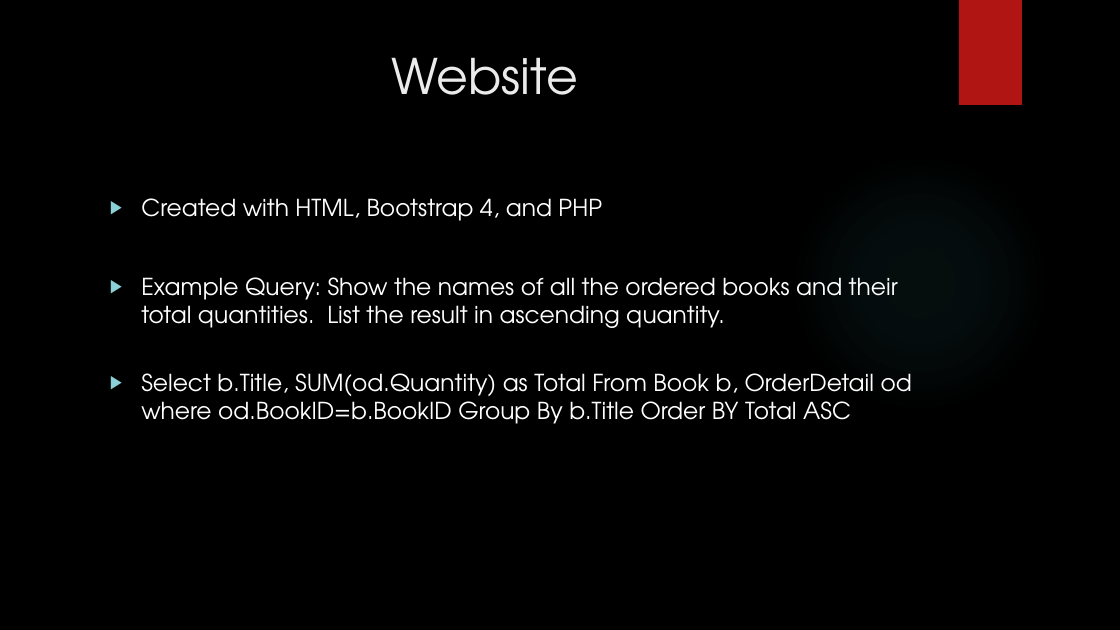
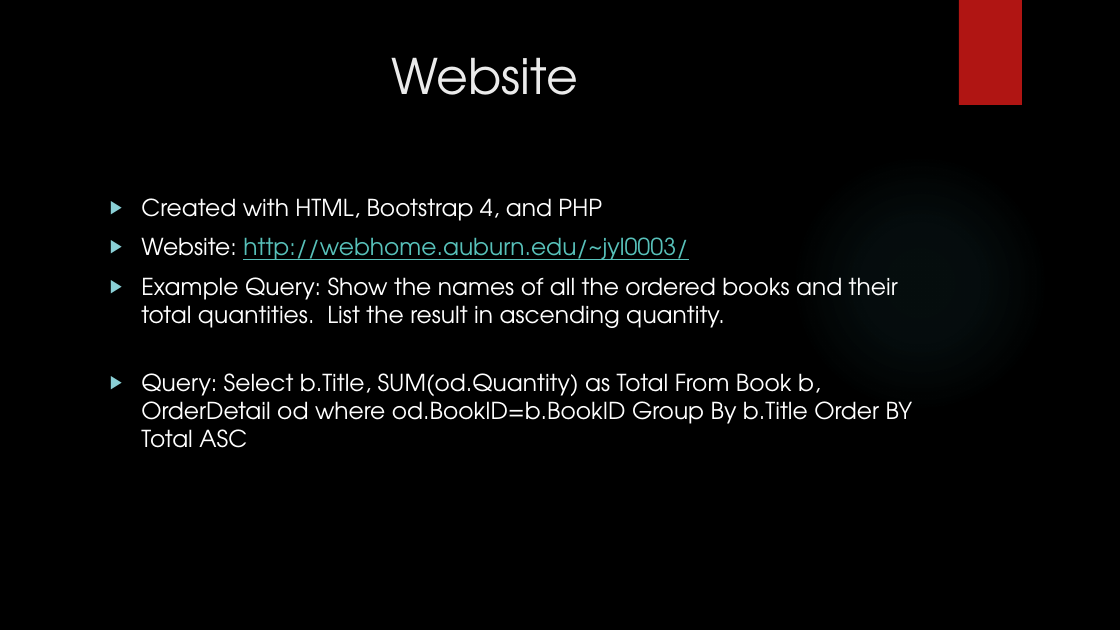
Before and after one commit to jyl0003/COMP5120, a slide deck: slide 10 of COMP 5120.pptx. Drawn at 1120x630 pixels with LibreOffice and Linux fonts; fonts in the diff are those of the drawing; background and template pictures are left out. Boxes give left, top, right and bottom in pixels: in the first picture for what was removed or moved away, otherwise in the second. Text is boxed around its words. In the diff, an @@ line names an element or a change of style, - is before the commit and + after.

```diff
--- a/COMP 5120.pptx
+++ b/COMP 5120.pptx
@@ text at [141, 237, 688, 260]: paragraph added @@
+▶ Website: http://webhome.auburn.edu/~jyl0003/
@@ text at [141, 373, 913, 448]: text changed @@
-▶ Select b.Title, SUM(od.Quantity) as Total From Book b, OrderDetail od where od.BookID=b.BookID Group By b.Title Order BY Total ASC
+▶ Query: Select b.Title, SUM(od.Quantity) as Total From Book b, OrderDetail od where od.BookID=b.BookID Group By b.Title Order BY Total ASC
```
Also in this commit, not shown: 1 other slide changed.
